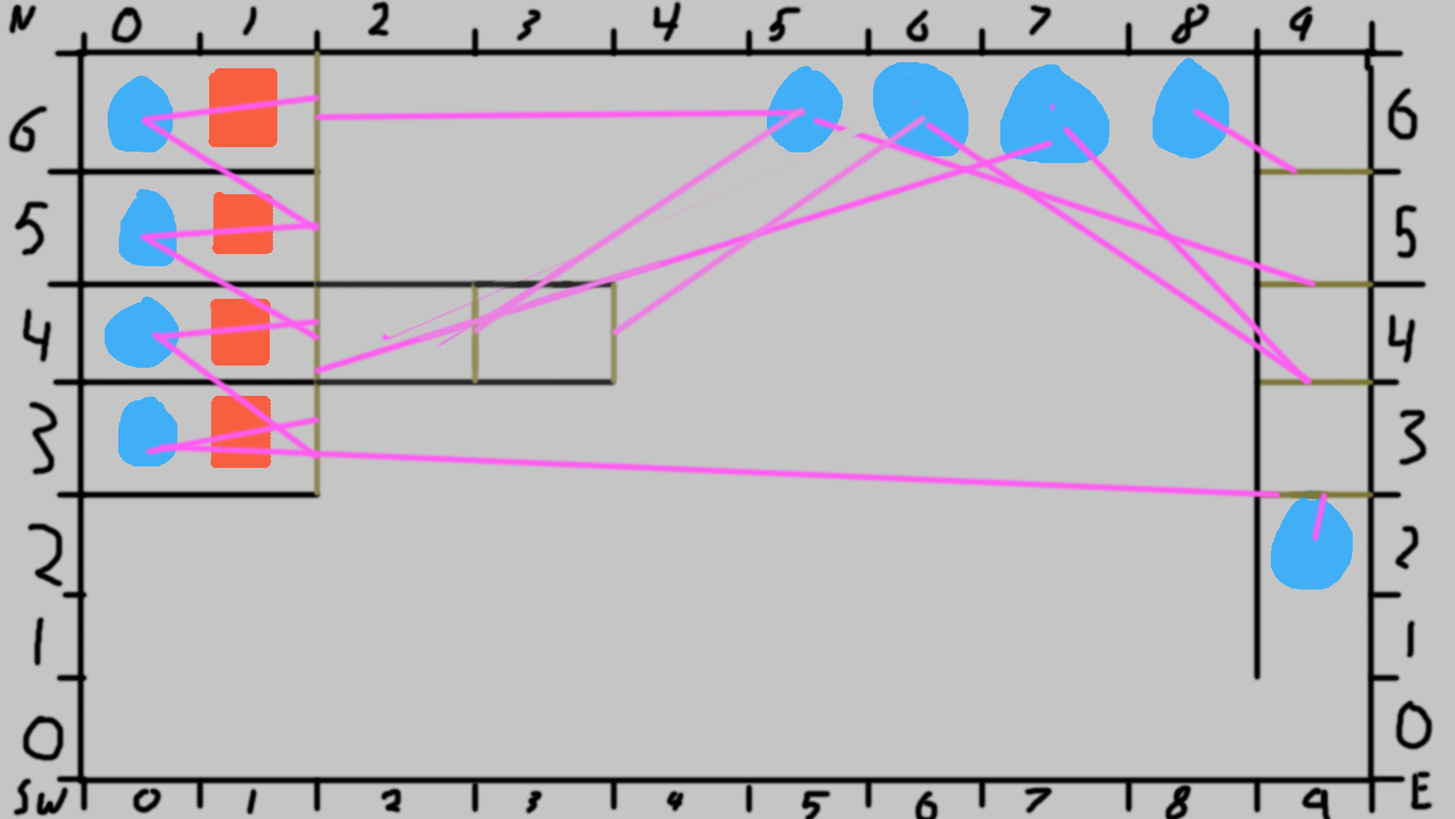
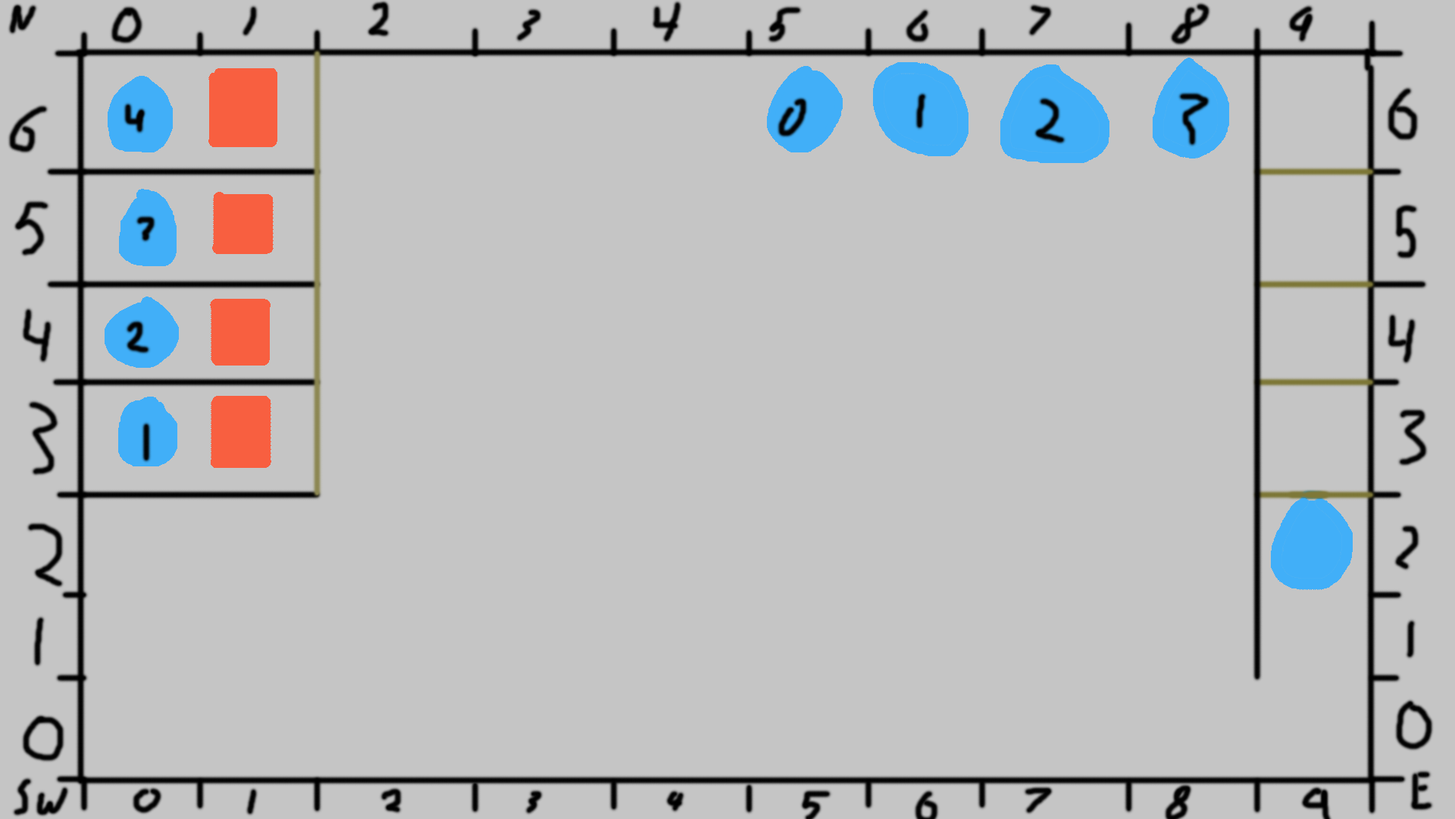
Before/after of a 1455px x 819px layered artwork. What changed in the layer stack:
added layer "Layer 2" above "hard redone" over [122,90,1212,464]
hid "hard redone" over [137,91,1330,543]
